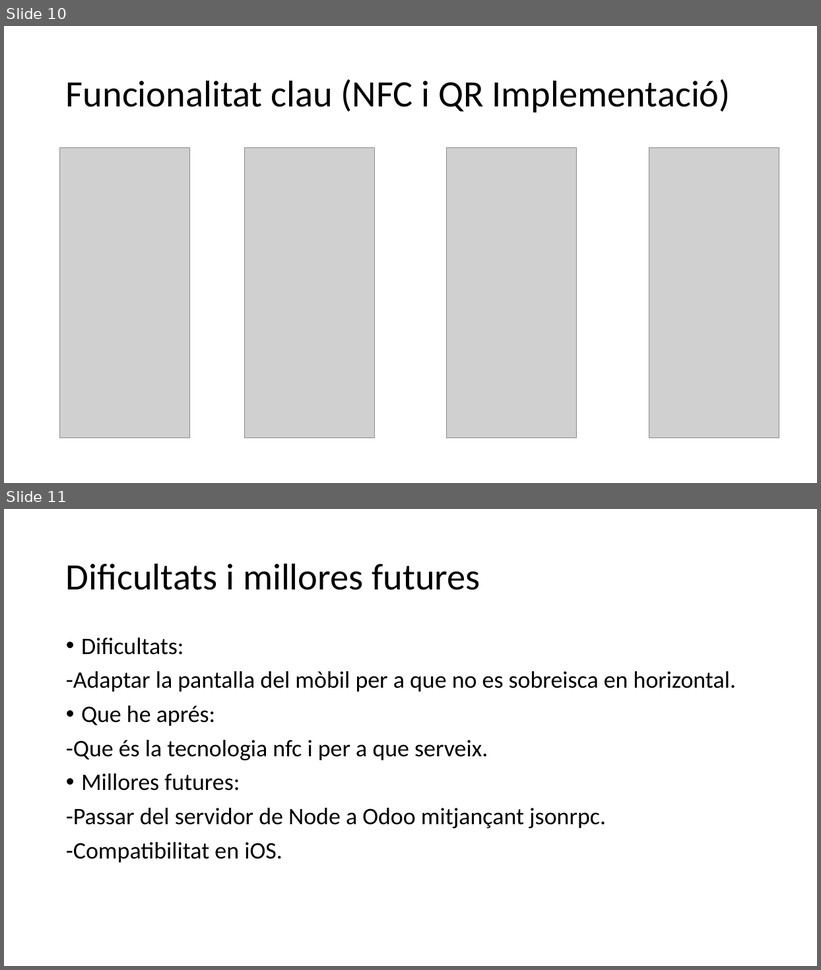
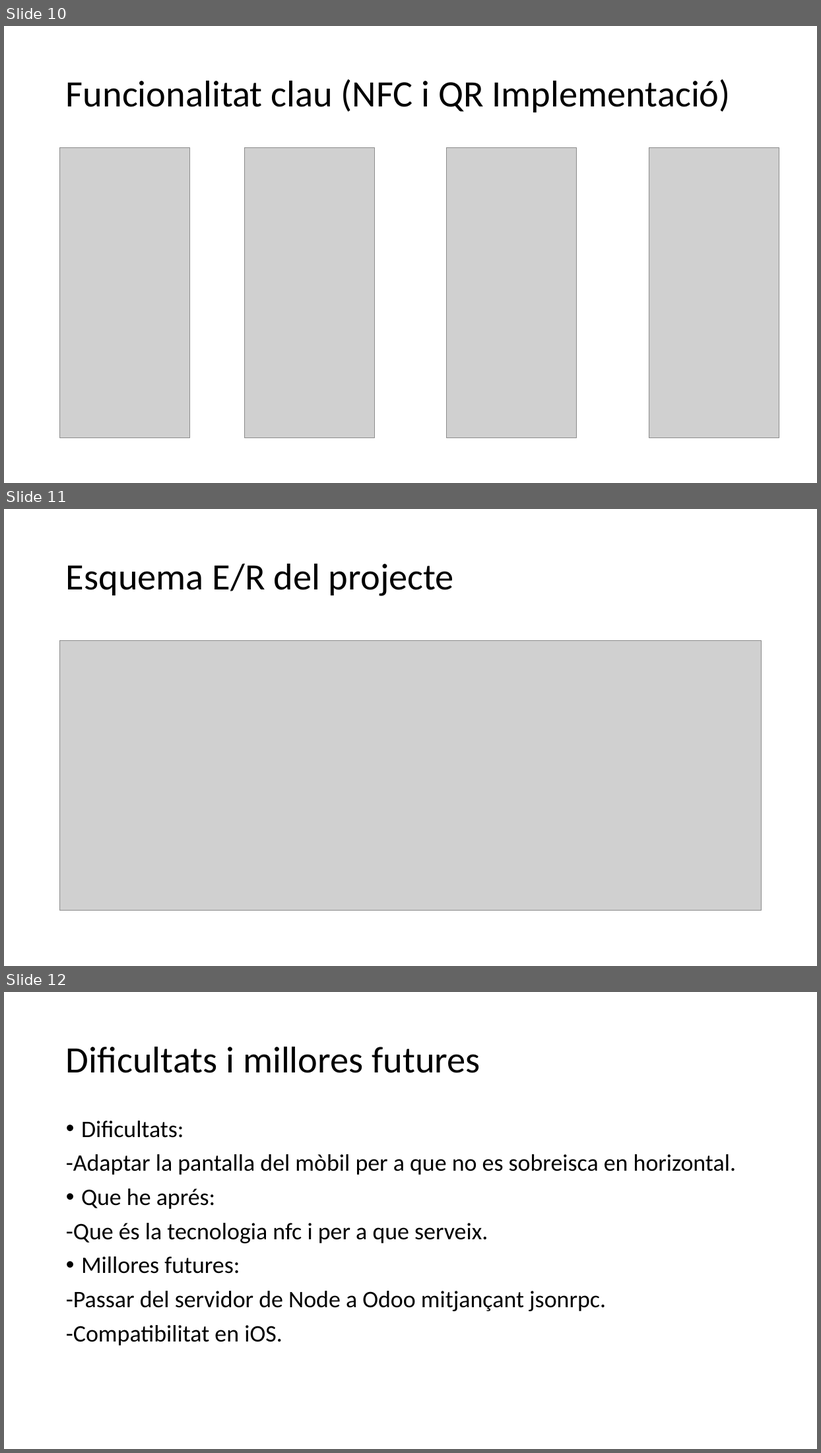
Before and after one commit to JoelFusterBosch/Projecte_Final_DAM_Gestio-_d_una_falla, a slide deck: Presentació/Gestió d’una falla.pptx. Shown one above the other, each under a label of ours: slides 10 and 11 before the commit, slides 10, 11 and 12 after it. The pictures are 821x970 and 821x1453 pixels, drawn with LibreOffice and Linux fonts; fonts in the diff are those of the drawing; grey boxes stand for pictures. Boxes give left, top, right and bottom in pixels: in the first picture for what was removed or moved away, otherwise in the second. Text is boxed around its words. In the diff, an @@ line names an element or a change of style, - is before the commit and + after.

```diff
--- a/Presentació/Gestió d’una falla.pptx
+++ b/Presentació/Gestió d’una falla.pptx
@@ slide 11 added at <box>4,509,817,966</box>, background #FFFFFF @@
@@ title added at <box>66,563,454,596</box>, 44 pt, text #000000 @@
+Esquema E/R del projecte
@@ picture added at <box>60,641,762,911</box> @@
@@ what was slide 11 is now slide 12 @@
```
Also in this commit, not shown: 4 slides changed, 44 other files.
